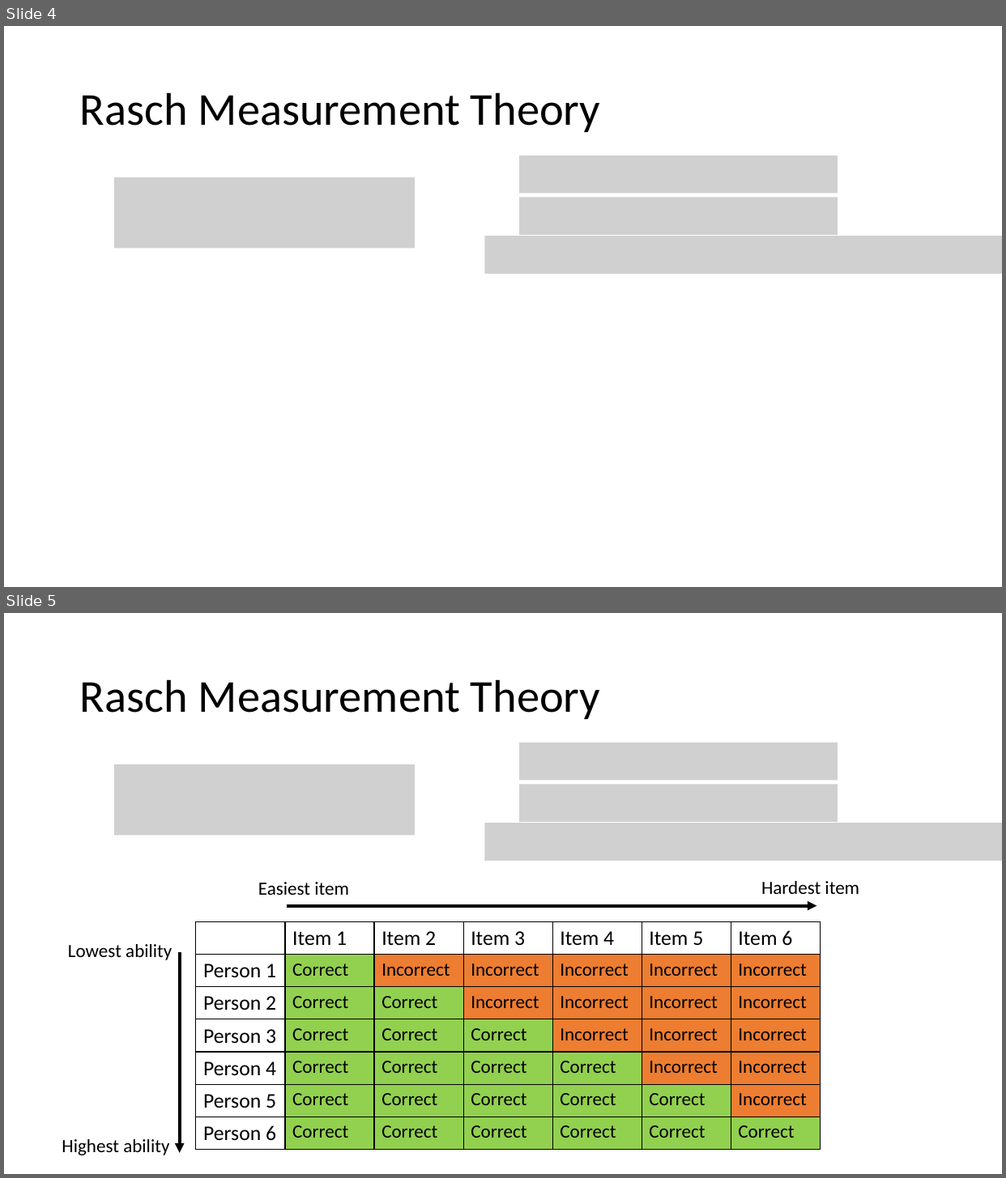
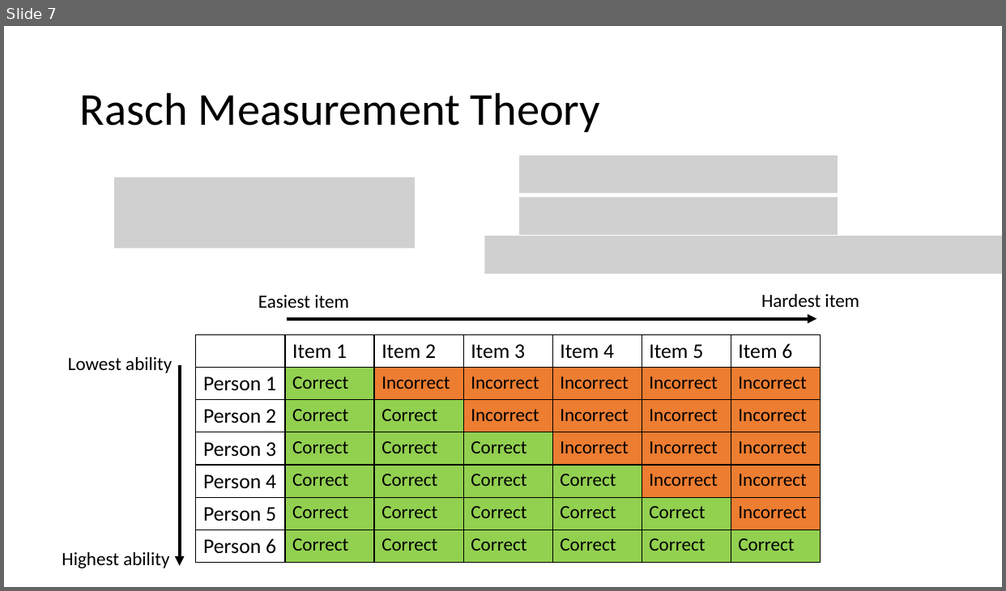
Before and after one commit to CaitlinChalk/data_science_internship, a slide deck: presentations/project1/presentation2_caitlin.pptx. Shown one above the other, each under a label of ours: slides 4 and 5 before the commit, slide 7 after it. The pictures are 1006x1178 and 1006x591 pixels, drawn with LibreOffice and Linux fonts; fonts in the diff are those of the drawing; grey boxes stand for pictures. Boxes give left, top, right and bottom in pixels: in the first picture for what was removed or moved away, otherwise in the second. Text is boxed around its words. In the diff, an @@ line names an element or a change of style, - is before the commit and + after.

```diff
--- a/presentations/project1/presentation2_caitlin.pptx
+++ b/presentations/project1/presentation2_caitlin.pptx
@@ slide 4 removed at (4,26,1002,587), background #FFFFFF @@
@@ title removed at (80,92,600,132) @@
-Rasch Measurement Theory
@@ picture removed at (519,156,837,193) @@
@@ picture removed at (114,177,414,248) @@
@@ picture removed at (519,198,837,235) @@
@@ picture removed at (484,237,1002,274) @@
@@ what was slide 5 is now slide 7 @@
```
Also in this commit, not shown: 2 slides changed, 4 slides added, 1 other slide removed.
